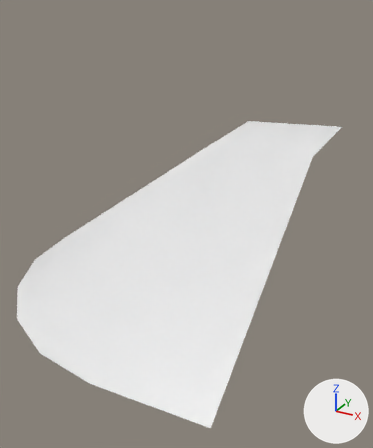
Two versions of the FBX model Explorer/Assets/DCL/Landscape/Assets/Props/Clifs/CliffCorner01.fbx, one commit apart.
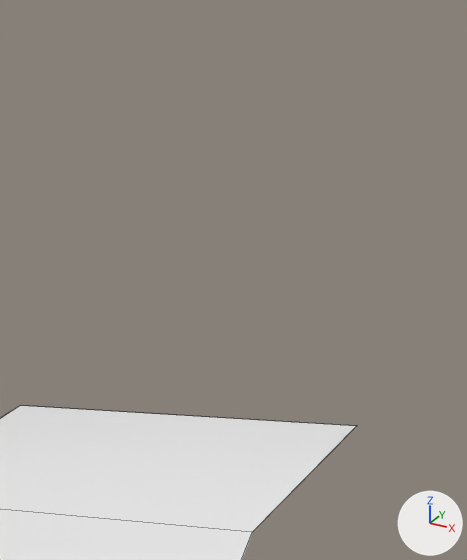
Old and new are each drawn whole from a camera (50 mm lens) standing at (17.6, -83.3, 3.7) and looking at (-15.7, -22.8, -26.6) and again close up on the part from 65% to 100% of the width and 2% to 37% of the height. Arrows for +X, +Y and +Z are at lower right; the lights stay in place. The close-ups show mesh edges as thin lines. Where no turn or scale is listed for an object, it has been applied to the vertices.

In view in the first close-up: 'CliffCorner_Sand'.
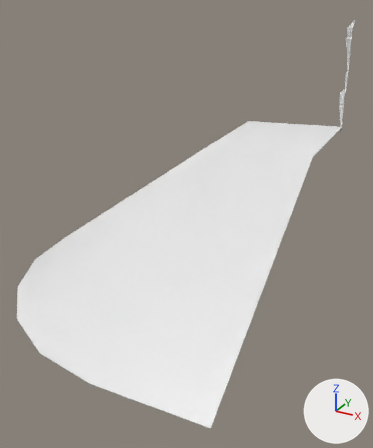
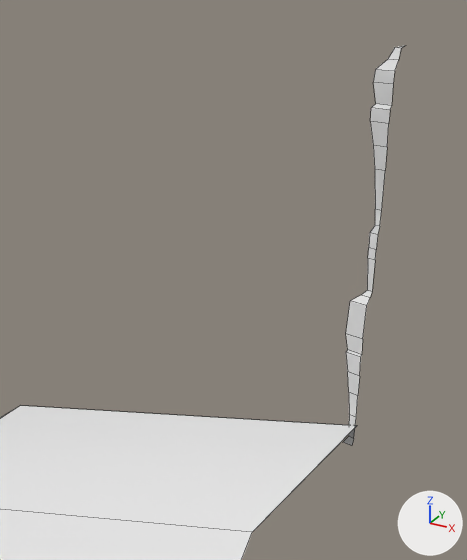
Pixel boxes [x1, y1, x2, y2] of what changed, in the close-ups (467 x 560 px):
'Cliff_CornerFill', added
    after: [344, 45, 405, 446]

The change in detail:
Material 'Cliffs_mat' (mat_cliffs_mat) is new.
Its base color is (0.8, 0.8, 0.8) (white #e7e7e7).
Mesh me_plane_012 is new.
It has 52 vertices, 25 faces and spans x -1.0..0.1, y -1.0..0.0, z -16.0..0.5.
It uses material mat_cliffs_mat (its picture is missing).
Object 'Cliff_CornerFill' (ob_cliff_cornerfill) is new; it shows me_plane_012.
Its location is (0.0, 0.0, 0.0).
